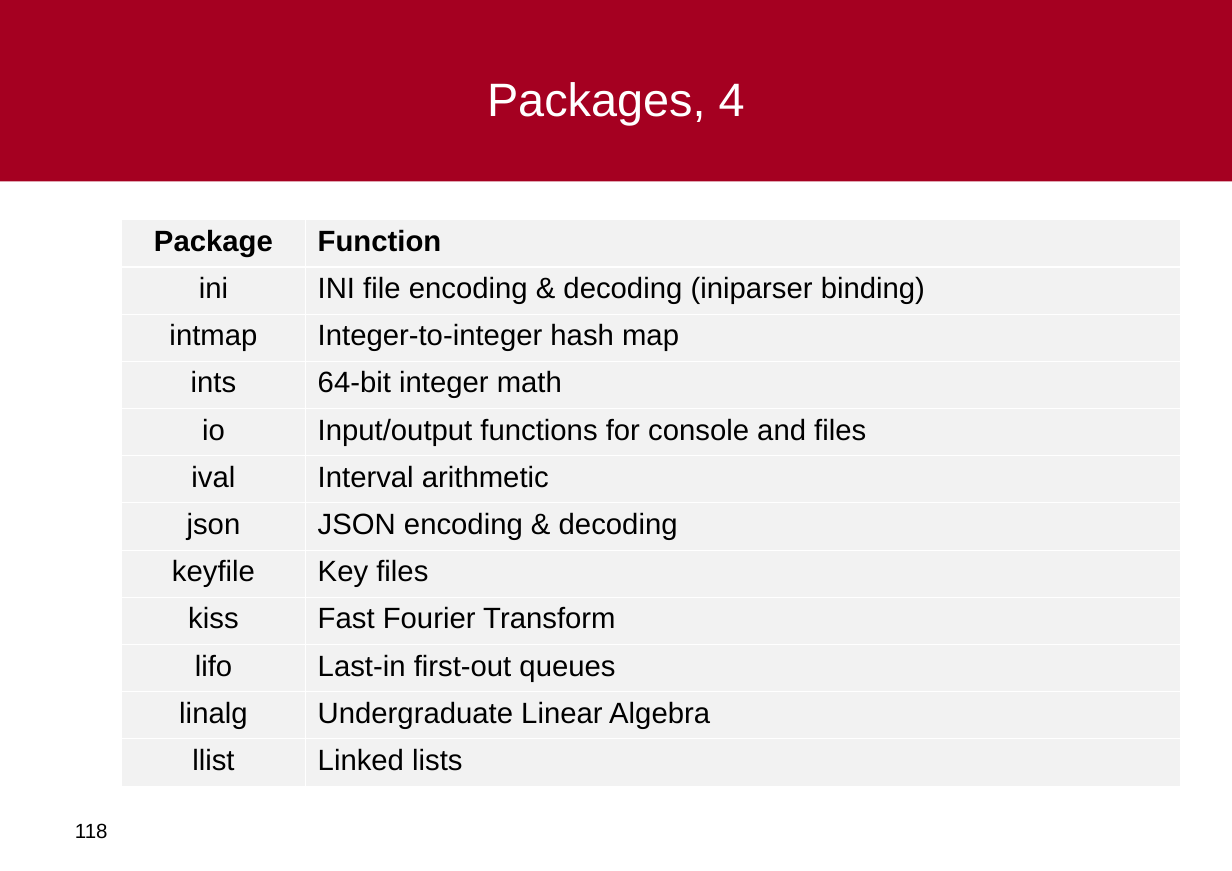
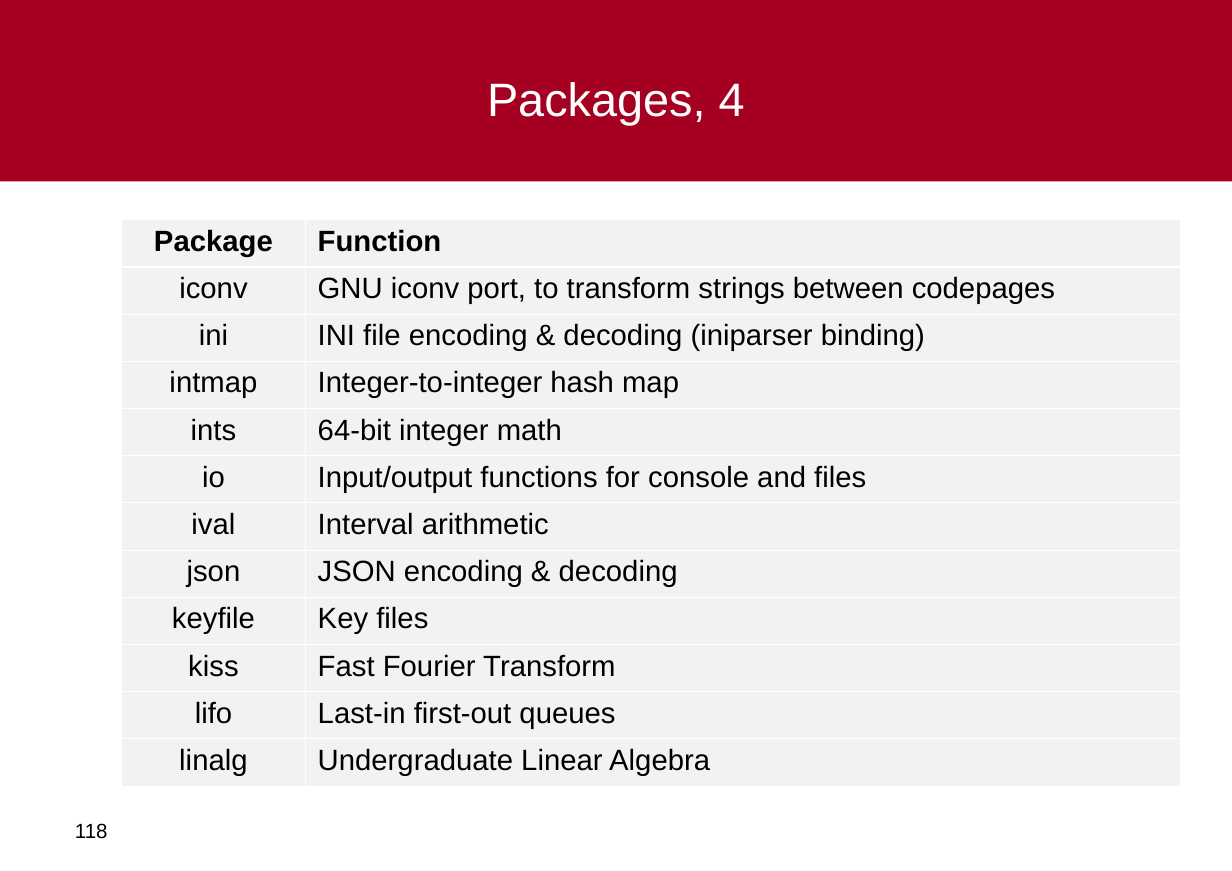
Before and after one commit to al-agena/Agena, a slide deck: slide 118 of doc/agena-crashcourse.ppt. Drawn at 1232x871 pixels with LibreOffice and Linux fonts; fonts in the diff are those of the drawing; background and template pictures are left out. Boxes give left, top, right and bottom in pixels: in the first picture for what was removed or moved away, otherwise in the second. Text is boxed around its words. In the diff, an @@ line names an element or a change of style, - is before the commit and + after.

```diff
--- a/doc/agena-crashcourse.ppt
+++ b/doc/agena-crashcourse.ppt
@@ table at [121, 219, 1180, 785] @@
+row 2: iconv | GNU iconv port, to transform strings between codepages
-row 12: llist | Linked lists
```
Also in this commit, not shown: 10 other slides changed, 4 other files.
